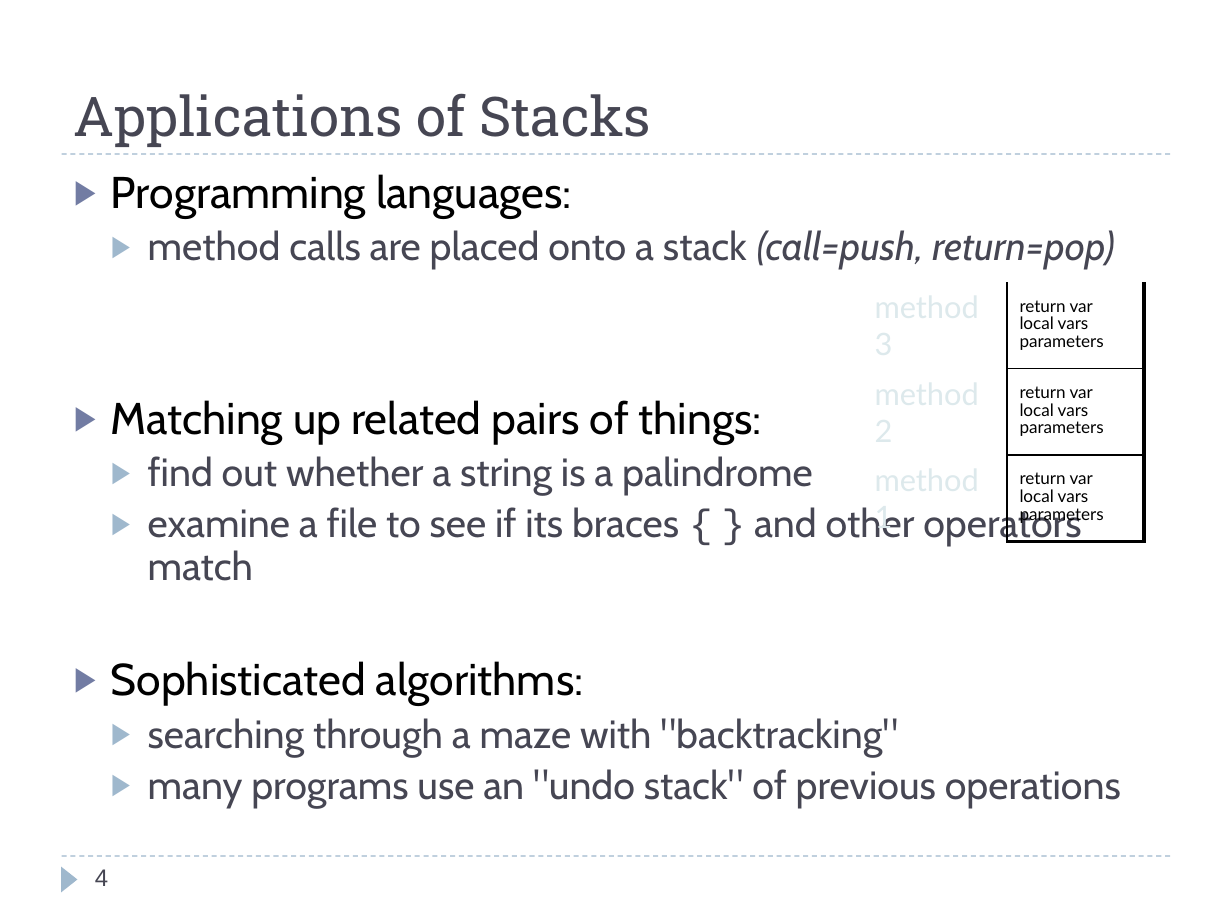
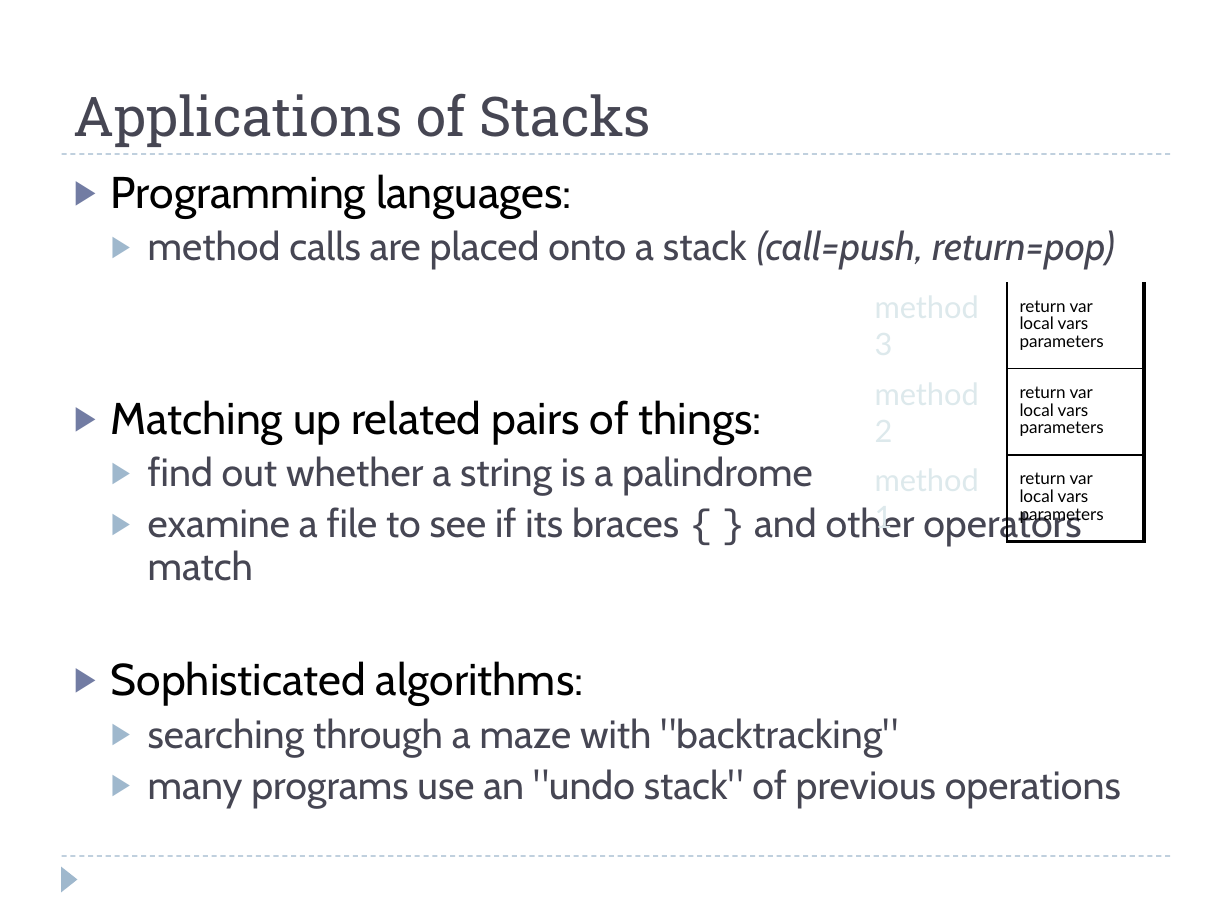
Before and after one commit to Cy-FairCS/cs3, a slide deck: slide 11 of u06b_stacks/notes/13a.stacks.pptx (slide 4 before the commit). Drawn at 1232x924 pixels with LibreOffice and Linux fonts; fonts in the diff are those of the drawing. Boxes give left, top, right and bottom in pixels: in the first picture for what was removed or moved away, otherwise in the second. Text is boxed around its words. In the diff, an @@ line names an element or a change of style, - is before the commit and + after.

```diff
--- a/u06b_stacks/notes/13a.stacks.pptx
+++ b/u06b_stacks/notes/13a.stacks.pptx
@@ page number removed at <box>95,869,108,886</box> @@
-4
```
Also in this commit, not shown: 3 other slides changed, 2 slides added.
